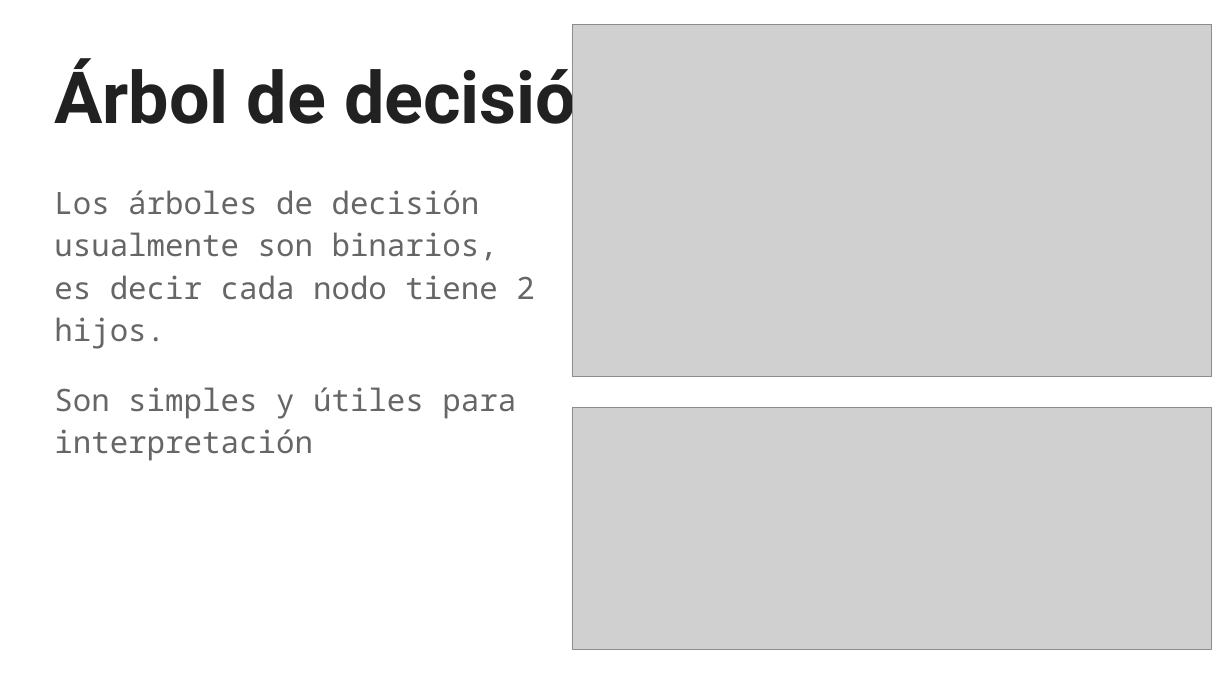
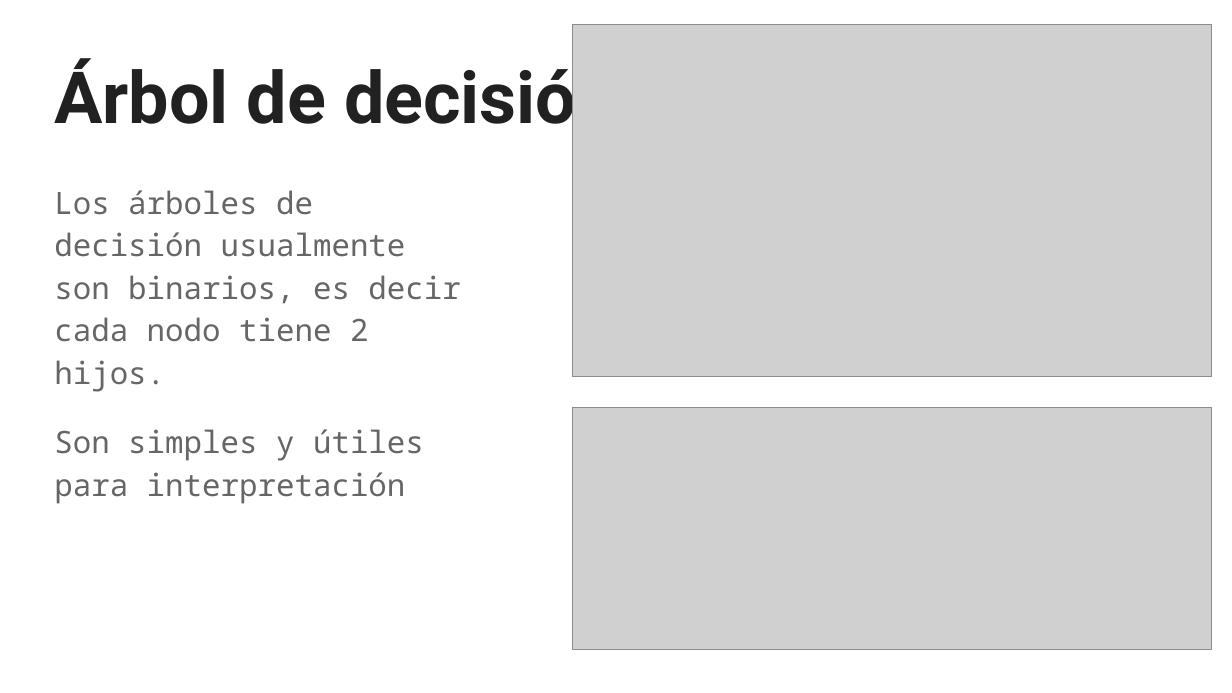
Before and after one commit to sainosmichelle/sainosmichelle.github.io, a slide deck: slide 4 of assets/files/Tema6/arb_dec/6.3 Árboles de decisión.pptx (slide 3 before the commit). Drawn at 1232x693 pixels with LibreOffice and Linux fonts; fonts in the diff are those of the drawing; grey boxes stand for pictures. Boxes give left, top, right and bottom in pixels: in the first picture for what was removed or moved away, otherwise in the second. Text is boxed around its words. In the diff, an @@ line names an element or a change of style, - is before the commit and + after.

```diff
--- a/assets/files/Tema6/arb_dec/6.3 Árboles de decisión.pptx
+++ b/assets/files/Tema6/arb_dec/6.3 Árboles de decisión.pptx
@@ text "Los árboles de decisión usualmente ..." rewrapped from bbox=[54, 190, 534, 461] to bbox=[54, 190, 460, 504] @@
```
Also in this commit, not shown: 4 other slides changed, 9 slides added, 6 other files.
